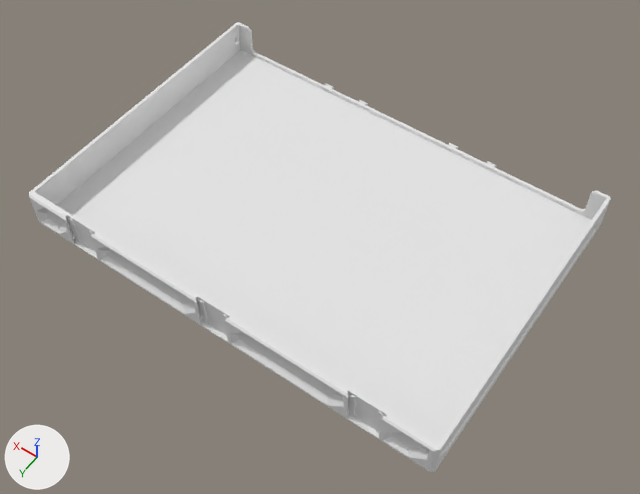
Two versions of the glTF model parts/185/DecorDrawer_185-3W-05H.lib.glb, one commit apart.
One viewpoint serves both versions: a camera (50 mm lens) standing at (-180.0, 252.0, 373.0) and looking at (-9.0, 13.0, -2.0). The lights are fixed; the arrows at lower left show +X, +Y and +Z. The picture after the commit comes second. Where no turn or scale is listed for an object, it has been applied to the vertices. Vertices at exactly the same position are counted once.

In view in the first picture: 'DecorDrawer_185-3W-05H'.
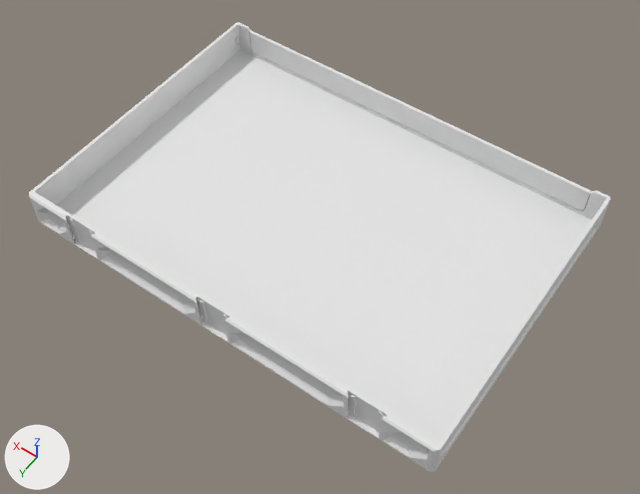
Pixel boxes [x1, y1, x2, y2] of what changed, in the pictures (640 x 494 px):
part 1 of me_decordrawer_185_3w_05h, added
    after: [250, 31, 592, 211]

Diff of the bpy script that builds the scene:
```diff
--- a/parts/185/DecorDrawer_185-3W-05H.lib.glb.py
+++ b/parts/185/DecorDrawer_185-3W-05H.lib.glb.py
@@ me_decordrawer_185_3w_05h @@
 # used by ob_decordrawer_185_3w_05h; location = (0.0, 0.0, 11.0)
-me_decordrawer_185_3w_05h.from_pydata(...)  # 580 vertices, 1152 faces; spans x -126.0..126.0, y -90.0..90.0, z -11.0..11.0
+me_decordrawer_185_3w_05h.from_pydata(...)  # 804 vertices, 1612 faces; spans x -126.0..126.0, y -90.0..90.0, z -11.0..11.0
+# me_decordrawer_185_3w_05h part 1: 176 vertices added at x -115.0..115.0, y -87.0..-85.0, z -7.0..9.0
+# other edits to the shape of me_decordrawer_185_3w_05h do not show in these pictures
```
